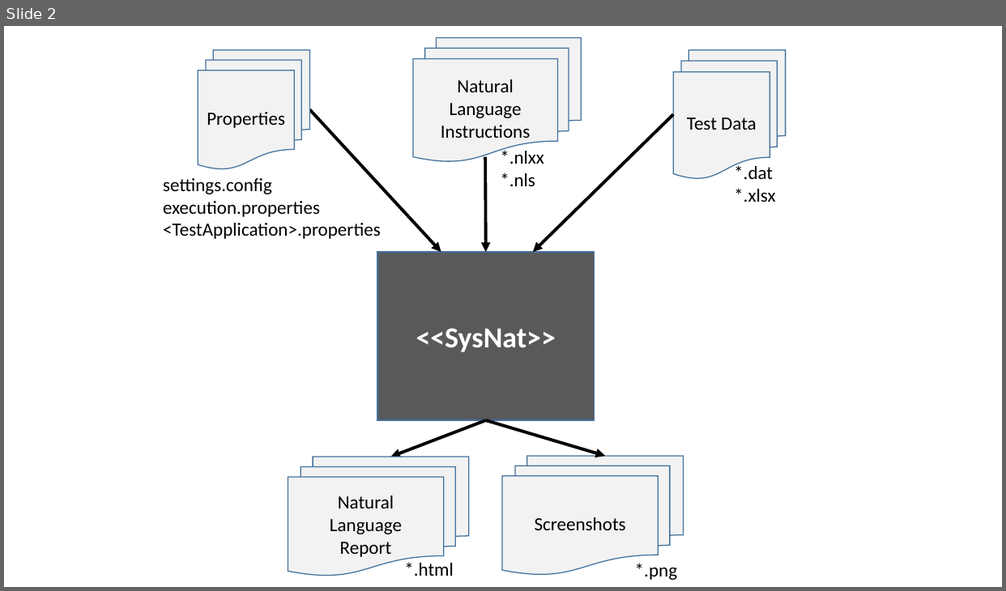
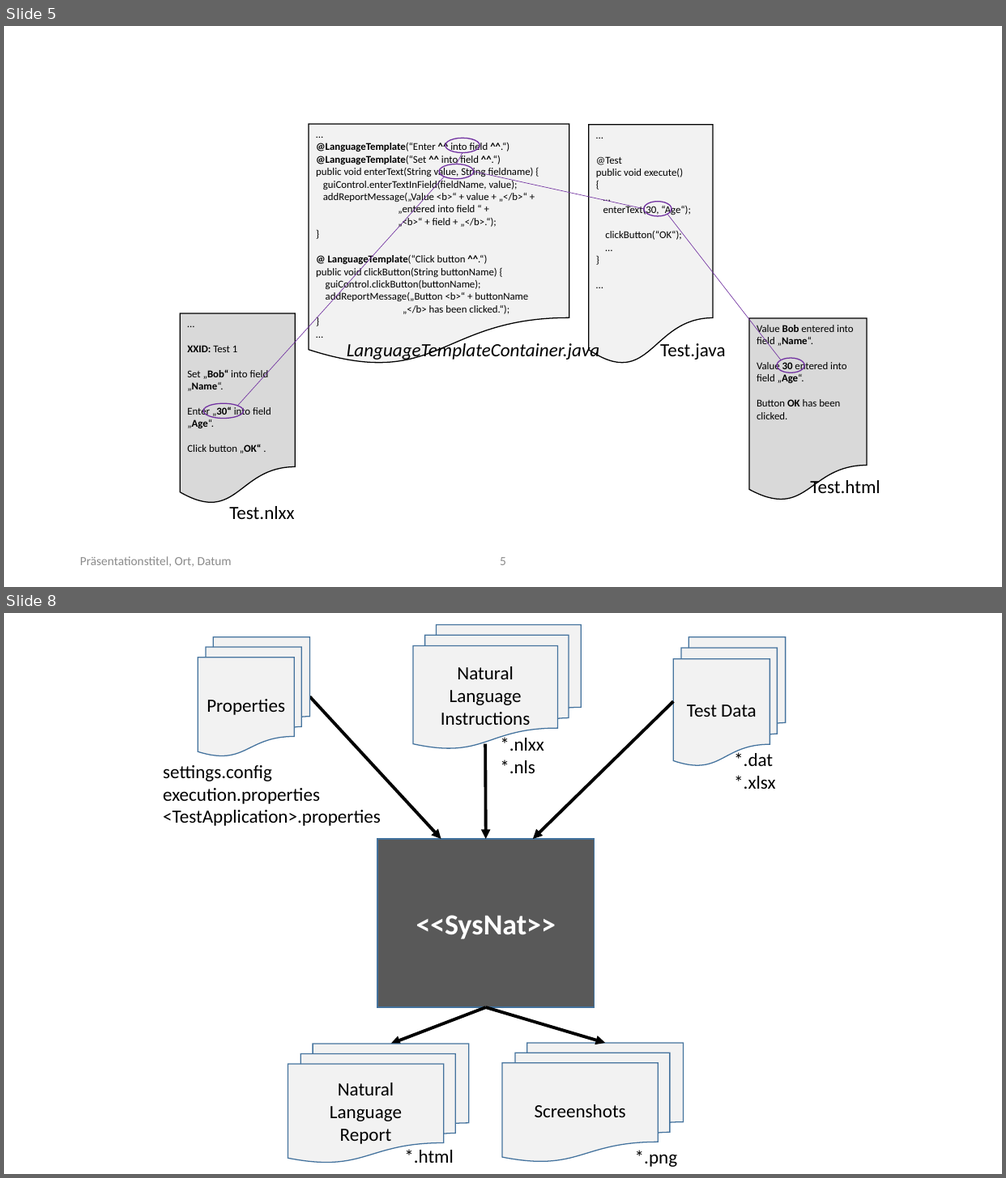
Before and after one commit to iks-gmbh-tools/SysNat, a slide deck: documentation/Figures.pptx. Shown one above the other, each under a label of ours: slide 2 before the commit, slides 5 and 8 after it; the slides between them are not shown. The pictures are 1006x591 and 1006x1178 pixels, drawn with LibreOffice and Linux fonts; fonts in the diff are those of the drawing. Boxes give left, top, right and bottom in pixels: in the first picture for what was removed or moved away, otherwise in the second. Text is boxed around its words. In the diff, an @@ line names an element or a change of style, - is before the commit and + after.

```diff
--- a/documentation/Figures.pptx
+++ b/documentation/Figures.pptx
@@ slide 5 added at box(4, 26, 1002, 587), background #FFFFFF @@
@@ flow chart document added at box(309, 124, 569, 366), fill #F2F2F2, outline #000000 1 pt, 10 pt, text #000000 @@
+…
+@LanguageTemplate(“Enter ^^ into field ^^.“)
+@LanguageTemplate(“Set ^^ into field ^^.“)
+public void enterText(String value, String fieldname) {
+guiControl.enterTextInField(fieldName, value);
+addReportMessage(„Value <b>“ + value + „</b>“ +
+„entered into field “ +
+„<b>“ + field + „</b>.“);
+}
+@ LanguageTemplate(“Click button ^^.“)
+public void clickButton(String buttonName) {
+guiControl.clickButton(buttonName);
+addReportMessage(„Button <b>“ + buttonName
+„</b> has been clicked.“);
+}
+…
@@ ellipse added at box(445, 139, 480, 153), outline #7030A0 1 pt @@
@@ flow chart document added at box(589, 125, 713, 366), fill #F2F2F2, outline #000000 1 pt, 10 pt, text #000000 @@
+…
+@Test
+public void execute()
+{
+…
+enterText(30, “Age“);
+clickButton(“OK“);
+…
+}
+…
@@ ellipse added at box(439, 165, 473, 179), outline #7030A0 1 pt @@
@@ line added from (463, 152) to (456, 165), #7030A0 0.5 pt @@
@@ line added from (473, 171) to (644, 209), #7030A0 0.5 pt @@
@@ line added from (237, 406) to (444, 177), #7030A0 0.5 pt @@
@@ ellipse added at box(644, 201, 671, 216), outline #7030A0 1 pt @@
@@ line added from (781, 361) to (667, 214), #7030A0 0.5 pt @@
@@ flow chart document added at box(180, 314, 296, 506), fill #D9D9D9, outline #000000 1 pt, 10 pt, text #000000 @@
+…
+XXID: Test 1
+Set „Bob“ into field „Name“.
+Enter „30“ into field „Age“.
+Click button „OK“ .
@@ text added at box(347, 341, 599, 362), 18 pt, text #000000, italic @@
+LanguageTemplateContainer.java
@@ text added at box(660, 341, 725, 360), 18 pt, text #000000 @@
+Test.java
@@ flow chart document added at box(750, 318, 867, 502), fill #D9D9D9, outline #000000 1 pt, 10 pt, text #000000 @@
+Value Bob entered into field „Name“.
+Value 30 entered into field „Age“.
+Button OK has been clicked.
@@ ellipse added at box(778, 358, 805, 373), outline #7030A0 1 pt @@
@@ ellipse added at box(203, 404, 244, 419), outline #7030A0 1 pt @@
@@ text added at box(810, 478, 880, 493), 18 pt, text #000000 @@
+Test.html
@@ text added at box(229, 506, 294, 519), 18 pt, text #000000 @@
+Test.nlxx
@@ text added at box(80, 557, 232, 567), 12 pt, text #8C8C8C @@
+Präsentationstitel, Ort, Datum
@@ page number added at box(500, 557, 506, 565), 12 pt, text #8C8C8C @@
+5
@@ what was slide 2 is now slide 8 @@
```
Also in this commit, not shown: 5 other slides added, 1 other file.
